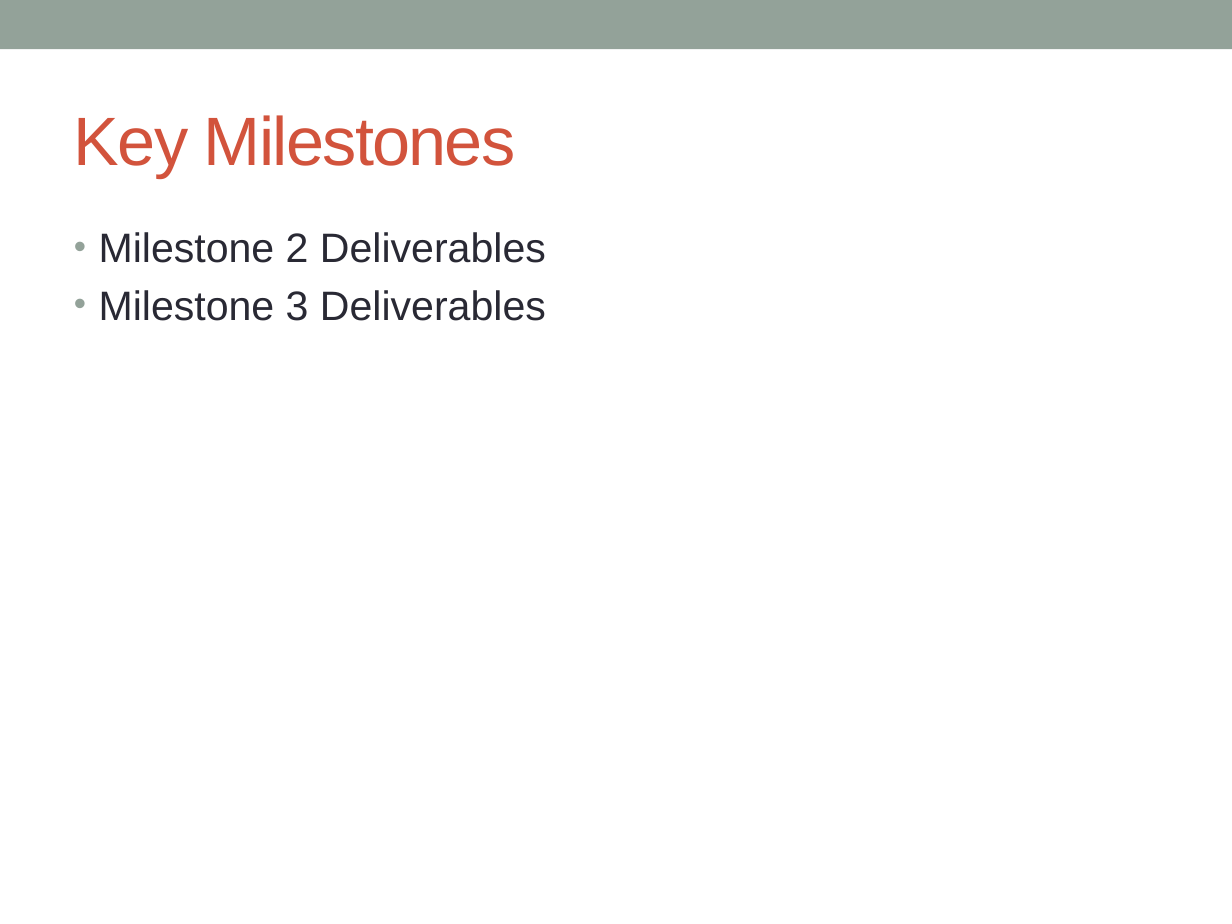
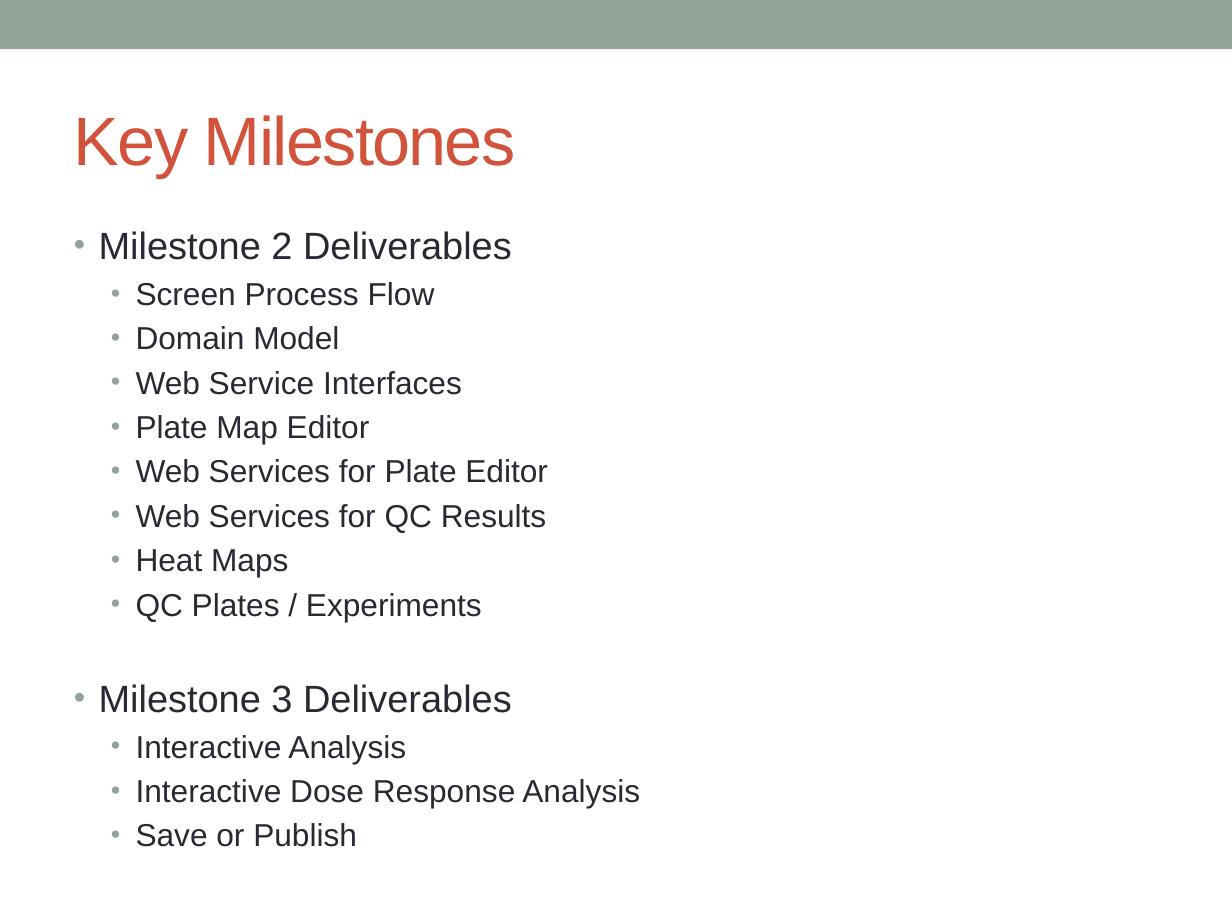
Before and after one commit to massfords/we99, a slide deck: slide 14 of docs/Presentations/Milestone1Presentation_v1.pptx (slide 12 before the commit). Drawn at 1232x924 pixels with LibreOffice and Linux fonts; fonts in the diff are those of the drawing. Boxes give left, top, right and bottom in pixels: in the first picture for what was removed or moved away, otherwise in the second. Text is boxed around its words. In the diff, an @@ line names an element or a change of style, - is before the commit and + after.

```diff
--- a/docs/Presentations/Milestone1Presentation_v1.pptx
+++ b/docs/Presentations/Milestone1Presentation_v1.pptx
@@ text at bbox=[99, 231, 512, 713]: size 24 to 22.2 pt in "Milestone 2 Deliverables", "Milestone 3 Deliverables" @@
@@ text at bbox=[136, 282, 548, 621]: paragraphs added @@
+  • Screen Process Flow
+  • Domain Model
+  • Web Service Interfaces
+  • Plate Map Editor
+  • Web Services for Plate Editor
+  • Web Services for QC Results
+  • Heat Maps
+  • QC Plates / Experiments
@@ text at bbox=[136, 735, 640, 847]: paragraphs added @@
+  • Interactive Analysis
+  • Interactive Dose Response Analysis
+  • Save or Publish
```
Also in this commit, not shown: 5 other slides changed, 1 slide added.
